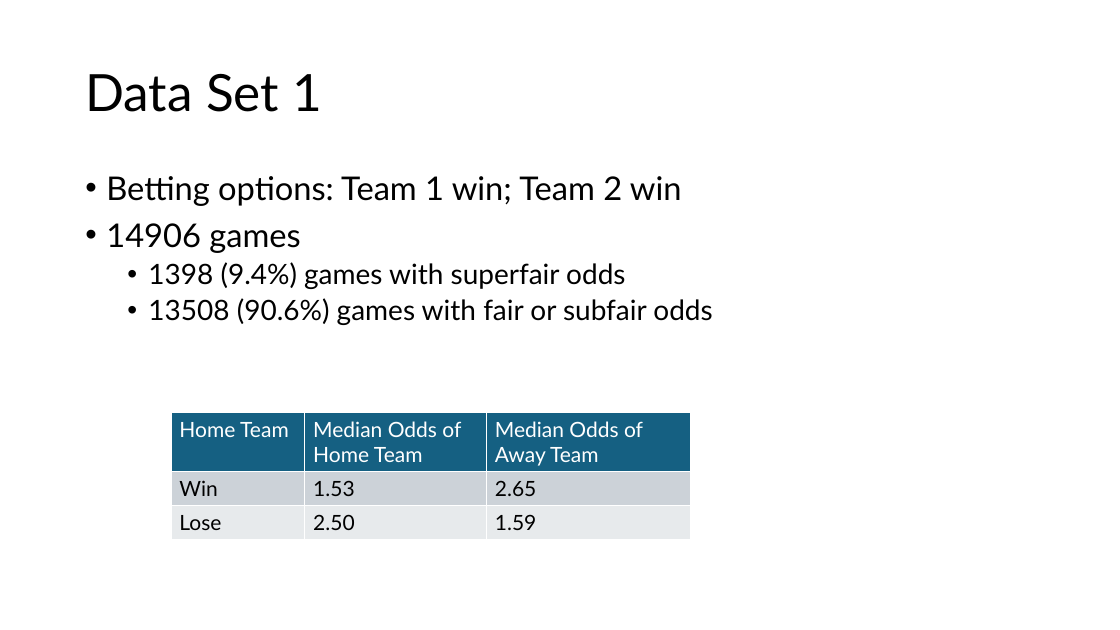
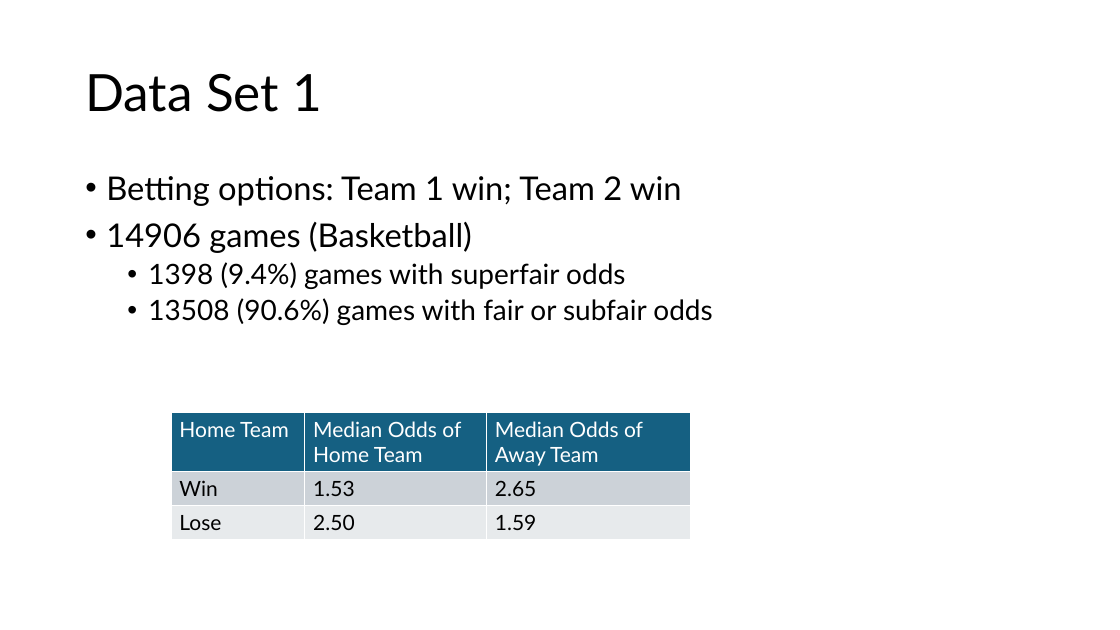
Before and after one commit to alepigna12/stats_bets, a slide deck: slide 14 of presentation/sports_betting_term4.pptx. Drawn at 1120x630 pixels with LibreOffice and Linux fonts; fonts in the diff are those of the drawing. Boxes give left, top, right and bottom in pixels: in the first picture for what was removed or moved away, otherwise in the second. Text is boxed around its words. In the diff, an @@ line names an element or a change of style, - is before the commit and + after.

```diff
--- a/presentation/sports_betting_term4.pptx
+++ b/presentation/sports_betting_term4.pptx
@@ text at <box>106,222,472,253</box>: text changed @@
-• 14906 games
+• 14906 games (Basketball)
```
Also in this commit, not shown: 2 other slides changed, 2 slides added, 1 other file.
